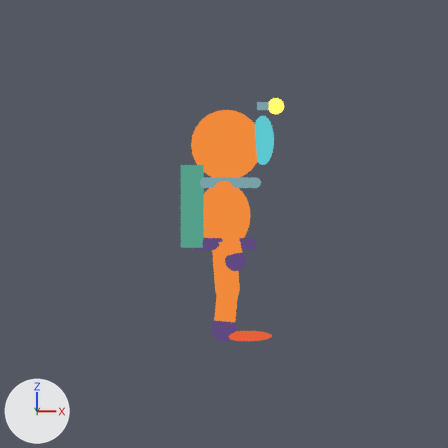
The Blender file art/source/blender/plongeur.blend, before and after one commit.
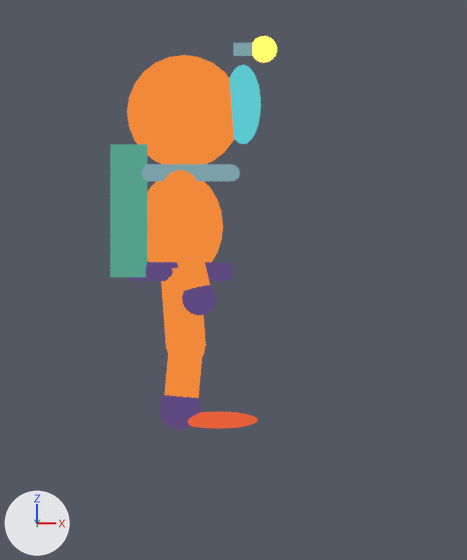
Old and new are each drawn from the file's camera 'Camera' and again close up on the part from 25% to 90% of the width and 17% to 94% of the height. Every picture has the same lights, and +X, +Y and +Z are marked at lower left. The last two pictures show the newer version.

Script lines for the objects in view, before the commit:
```python
mat_hublot_verre = bpy.data.materials.new('hublot_verre')
mat_hublot_verre.use_nodes = True; mat_hublot_verre.node_tree.nodes.clear()
_N = mat_hublot_verre.node_tree.nodes; _L = mat_hublot_verre.node_tree.links
n0 = _N.new('ShaderNodeOutputMaterial'); n0.name = 'Material Output'
n1 = _N.new('ShaderNodeValToRGB'); n1.name = 'Color Ramp'
n1.color_ramp.interpolation = 'CONSTANT'
while len(n1.color_ramp.elements) > 1: n1.color_ramp.elements.remove(n1.color_ramp.elements[-1])
n1.color_ramp.elements[0].position = 0.0; n1.color_ramp.elements[0].color = (0.0103, 0.102, 0.195, 1.0)
_e = n1.color_ramp.elements.new(0.25); _e.color = (0.0232, 0.254, 0.352, 1.0)
_e = n1.color_ramp.elements.new(0.5); _e.color = (0.107, 0.578, 0.631, 1.0)
_e = n1.color_ramp.elements.new(0.75); _e.color = (0.323, 0.871, 0.823, 1.0)
n1.inputs[0].default_value = 0.7  # 'Factor'
n2 = _N.new('ShaderNodeEmission'); n2.name = 'Emission'
_L.new(n1.outputs[0], n2.inputs[0])  # 'Color' to 'Color'
_L.new(n2.outputs[0], n0.inputs[0])  # 'Emission' to 'Surface'
me_sphere = bpy.data.meshes.new('Sphere')
me_sphere.from_pydata(...)  # 5524 vertices, 5744 faces; spans x -0.37..0.51, y -0.45..0.45, z -1.05..1.02
# faces by material slot: [1504, 288, 496, 32, 1632, 288, 576, 928]
me_sphere.materials.append(mat_combinaison)
me_sphere.materials.append(mat_hublot_verre)
me_sphere.materials.append(mat_metal)
me_sphere.materials.append(mat_bouteilles)
me_sphere.materials.append(mat_caoutchouc)
me_sphere.materials.append(mat_lampe)  # yellow #f8c850
me_sphere.materials.append(mat_palmes)
me_sphere.materials.append(mat_combinaison_ombre)
ob_plongeur = bpy.data.objects.new('Plongeur', me_sphere)
ob_plongeur.location = (0.0, 0.0, 0.0)
```
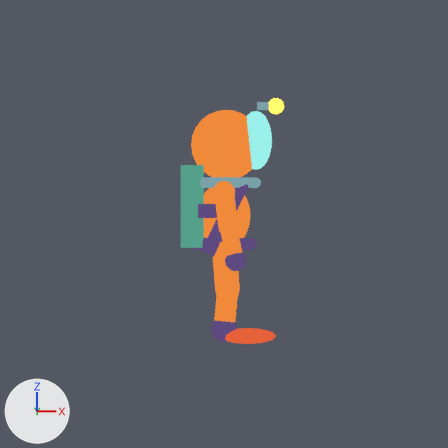
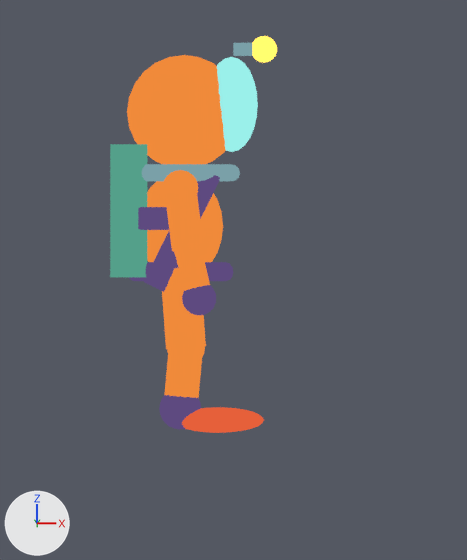
Boxes [x1, y1, x2, y2] around the edits, measured in the close-ups (467 x 560 px; the box of a moved part takes in the faces that stretch with it):
'Plongeur', recoloured, reshaped
    before: [110, 36, 277, 429]
    after: [110, 36, 277, 433]
part 1 of me_sphere, added (purple)
    after: [138, 207, 169, 230]
part 2 of me_sphere, added (orange)
    after: [182, 407, 264, 433]
part 3 of me_sphere, added (purple)
    after: [144, 175, 220, 292]
part 4 of me_sphere, deleted (orange)
    before: [188, 412, 258, 429]
part 5 of me_sphere, moved or reshaped
    before: [230, 65, 261, 144]
    after: [217, 57, 258, 152]

The change, as a list of edits to the scene's bpy script:
```text
Change mat_hublot_verre:
    where n1 = _N.new('ShaderNodeValToRGB'); n1.name = 'Color Ramp'
    remove n1.color_ramp.elements[0].position = 0.0; n1.color_ramp.elements[0].color = (0.0103, 0.102, 0.195, 1.0)
    remove _e = n1.color_ramp.elements.new(0.25); _e.color = (0.0232, 0.254, 0.352, 1.0)
    remove _e = n1.color_ramp.elements.new(0.5); _e.color = (0.107, 0.578, 0.631, 1.0)
    remove _e = n1.color_ramp.elements.new(0.75); _e.color = (0.323, 0.871, 0.823, 1.0)
    add n1.color_ramp.elements[0].position = 0.0; n1.color_ramp.elements[0].color = (0.0232, 0.254, 0.352, 1.0)
    add _e = n1.color_ramp.elements.new(0.25); _e.color = (0.107, 0.578, 0.631, 1.0)
    add _e = n1.color_ramp.elements.new(0.5); _e.color = (0.323, 0.871, 0.823, 1.0)
    add _e = n1.color_ramp.elements.new(0.75); _e.color = (0.791, 1.0, 0.939, 1.0)
Change me_sphere:
    used by ob_plongeur; location = (0.0, 0.0, 0.0)
    remove me_sphere.from_pydata(...)  # 5524 vertices, 5744 faces; spans x -0.37..0.51, y -0.45..0.45, z -1.05..1.02
    add me_sphere.from_pydata(...)  # 5580 vertices, 5776 faces; spans x -0.37..0.51, y -0.45..0.45, z -1.07..1.02
    me_sphere part 1: a new loose piece, a 14-sided cylinder along x spanning x -0.22..0.05, y -0.25..-0.13, z 0.0..0.12, in mat_caoutchouc
    me_sphere part 2: a new loose piece, a UV sphere (24 segments, 12 rings, poles along z) spanning x -0.04..0.44, y -0.26..0.02, z -1.07..-0.93, in mat_palmes
    me_sphere part 3: a new loose piece of 28 vertices spanning x -0.19..0.21, y -0.25..-0.13, z -0.33..0.33, in mat_caoutchouc
    me_sphere part 4: the loose piece of 266 vertices spanning x -0.01..0.41, y -0.25..0.01, z -1.04..-0.96 is deleted
    me_sphere part 5: 262 vertices removed from x 0.24..0.42, y -0.21..0.21, z 0.45..0.87; 262 vertices added at x 0.13..0.41, y -0.25..0.25, z 0.41..0.91
    other edits to the shape of me_sphere do not show in these pictures
```
